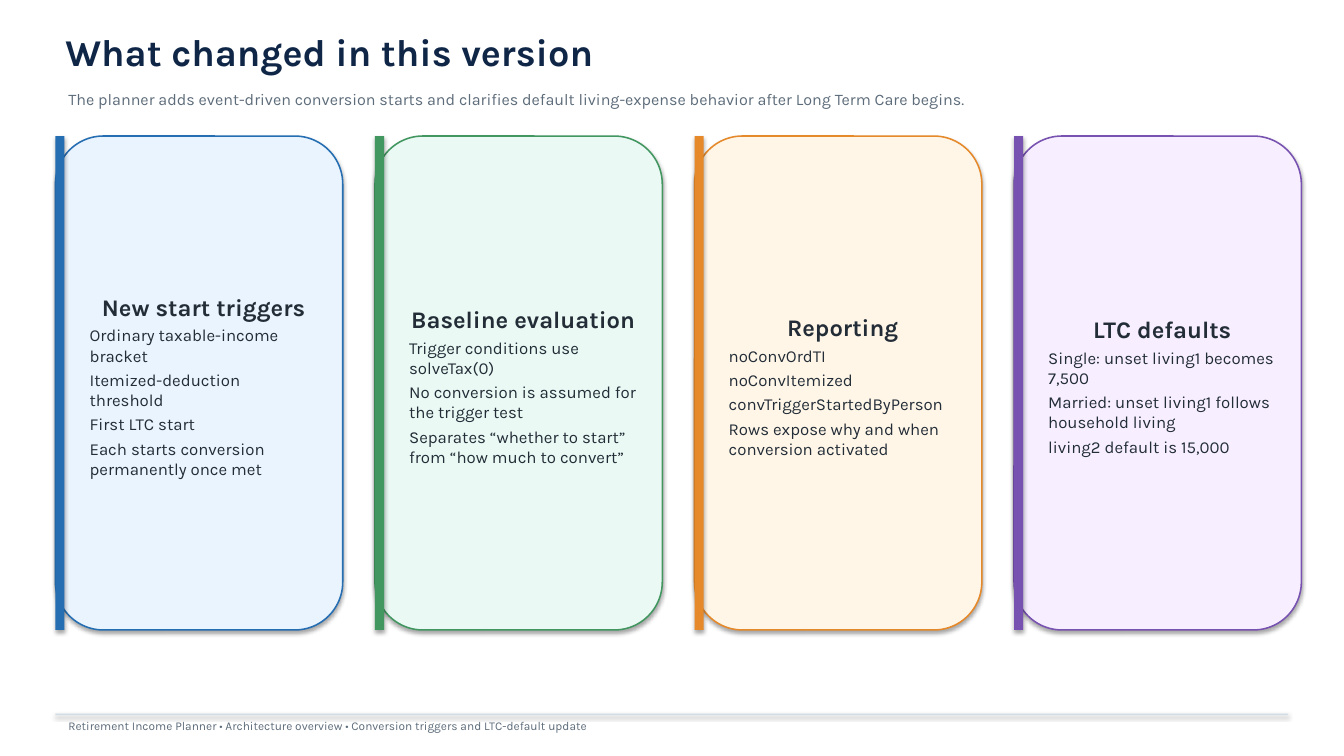
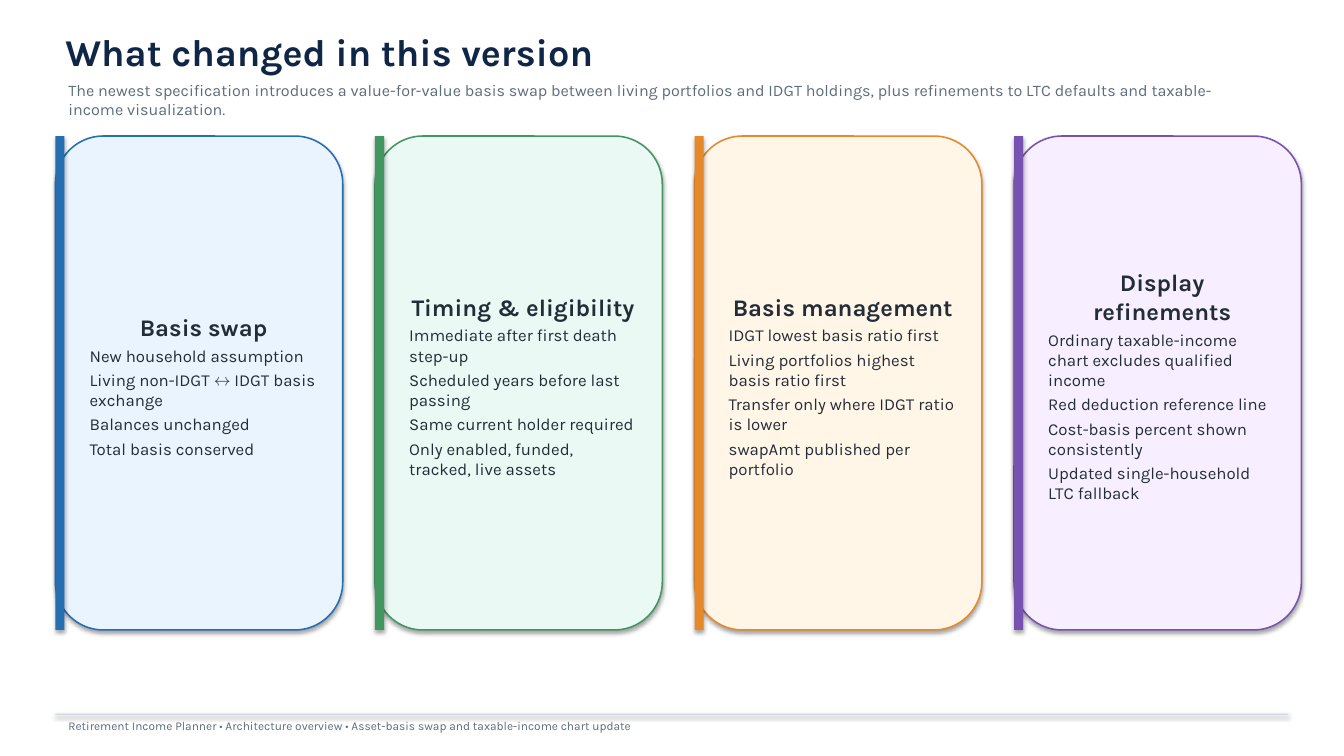
Before and after one commit to howardc64/retirefin, a slide deck: slide 2 of docs/retirement_income_planner_architecture.pptx. Drawn at 1344x756 pixels with LibreOffice and Linux fonts; fonts in the diff are those of the drawing. Boxes give left, top, right and bottom in pixels: in the first picture for what was removed or moved away, otherwise in the second. Text is boxed around its words. In the diff, an @@ line names an element or a change of style, - is before the commit and + after.

```diff
--- a/docs/retirement_income_planner_architecture.pptx
+++ b/docs/retirement_income_planner_architecture.pptx
@@ text at (x1=68, y1=85, x2=1212, y2=115): text changed @@
-The planner adds event-driven conversion starts and clarifies default living-expense behavior after Long Term Care begins.
+The newest specification introduces a value-for-value basis swap between living portfolios and IDGT holdings, plus refinements to LTC defaults and taxable-income visualization.
@@ text in rounded rectangle at (x1=409, y1=299, x2=634, y2=477): text changed @@
-Baseline evaluation
-Trigger conditions use solveTax(0)
-No conversion is assumed for the trigger test
-Separates “whether to start” from “how much to convert”
+Timing & eligibility
+Immediate after first death step-up
+Scheduled years before last passing
+Same current holder required
+Only enabled, funded, tracked, live assets
@@ text in rounded rectangle at (x1=729, y1=299, x2=954, y2=479): text changed @@
-Reporting
-noConvOrdTI
-noConvItemized
-convTriggerStartedByPerson
-Rows expose why and when conversion activated
+Basis management
+IDGT lowest basis ratio first
+Living portfolios highest basis ratio first
+Transfer only where IDGT ratio is lower
+swapAmt published per portfolio
@@ text in rounded rectangle at (x1=1048, y1=274, x2=1266, y2=499): text changed @@
-LTC defaults
-Single: unset living1 becomes 7,500
-Married: unset living1 follows household living
-living2 default is 15,000
+Display refinements
+Ordinary taxable-income chart excludes qualified income
+Red deduction reference line
+Cost-basis percent shown consistently
+Updated single-household LTC fallback
@@ text in rounded rectangle at (x1=90, y1=319, x2=315, y2=455): text changed @@
-New start triggers
-Ordinary taxable-income bracket
-Itemized-deduction threshold
-First LTC start
-Each starts conversion permanently once met
+Basis swap
+New household assumption
+Living non-IDGT ↔ IDGT basis exchange
+Balances unchanged
+Total basis conserved
@@ text at (x1=68, y1=722, x2=630, y2=733): text changed @@
-Retirement Income Planner • Architecture overview • Conversion triggers and LTC-default update
+Retirement Income Planner • Architecture overview • Asset-basis swap and taxable-income chart update
```
Also in this commit, not shown: 3 other slides changed, 5 slides added, 5 slides removed, 18 other files.
